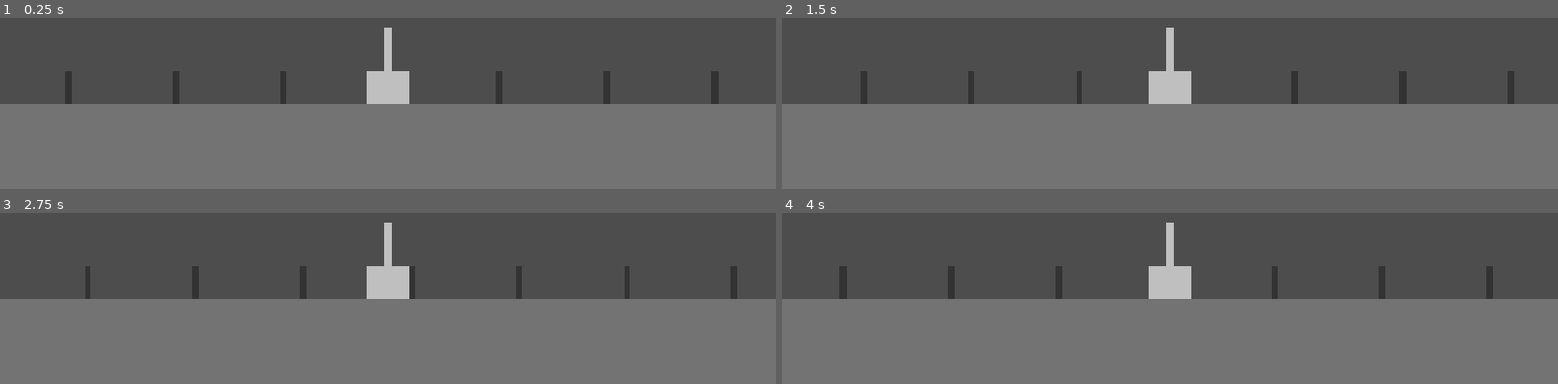
Above: before the commit, frames 1-4 (two rows, left to right).
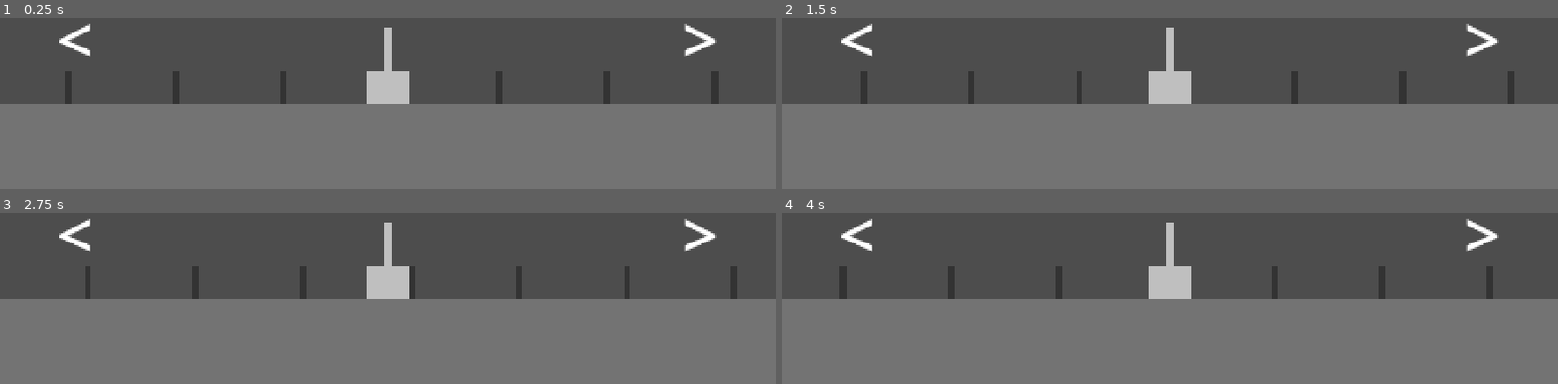
Above: after the commit, the same moments.

Repository: Philipp-Mallmann/fliegen-sind-aliens
Game: Godot game, scene res://szenen/spiel.tscn
Two runs of this game, one before a commit and one after it. Both use one fixed random seed, a clock stepped at 60 frames per second and the inputs below.
Inputs:
- Up to frame 1 (0.25 s): no input
- Up to frame 2 (1.5 s): tap Enter at 0.5 s; hold D (rechts) 0.53-1.28 s; hold A (links) from 1.28 s (still down)
- Up to frame 3 (2.75 s): release A (links) at 2.03 s; hold D (rechts) from 2.03 s (still down)
- Up to frame 4 (4 s): release D (rechts) at 3.53 s; hold A (links) from 3.53 s (still down)

The runs differ from the first frame. In frame 1, 0.6% of the frame differs, in the area x 7-93%, y 3-23%; in frame 2, 0.6%; in frame 3, 0.6%; in frame 4, 0.6%.

Commit message:
Touch-Tasten links und rechts fuers Handy
Zwei TouchScreenButton im CanvasLayer Bedienung loesen die Aktionen
links/rechts aus, nur auf Touchscreens sichtbar. Kein neuer Code.
Erklaerung in ERKLAERUNG.md.

Co-Authored-By: Claude Opus 5.5 <noreply@anthropic.com>

Diff:
--- a/szenen/spiel.tscn
+++ b/szenen/spiel.tscn
@@ -1,6 +1,14 @@
-[gd_scene load_steps=2 format=3]
+[gd_scene load_steps=4 format=3]
 
 [ext_resource type="Script" path="res://skripte/kanone.gd" id="1_kanone"]
+
+[sub_resource type="Gradient" id="Gradient_taste"]
+colors = PackedColorArray(1, 1, 1, 0.35, 1, 1, 1, 0.35)
+
+[sub_resource type="GradientTexture2D" id="GradientTexture2D_taste"]
+gradient = SubResource("Gradient_taste")
+width = 200
+height = 200
 
 [node name="Spiel" type="Node2D"]
 
@@ -77,3 +85,33 @@
 
 [node name="Kamera" type="Camera2D" parent="Kanone"]
 offset = Vector2(0, -380)
+
+[node name="Bedienung" type="CanvasLayer" parent="."]
+
+[node name="TasteLinks" type="TouchScreenButton" parent="Bedienung"]
+position = Vector2(40, 700)
+texture_normal = SubResource("GradientTexture2D_taste")
+action = "links"
+visibility_mode = 1
+
+[node name="Pfeil" type="Label" parent="Bedienung/TasteLinks"]
+offset_right = 200.0
+offset_bottom = 200.0
+theme_override_font_sizes/font_size = 120
+text = "<"
+horizontal_alignment = 1
+vertical_alignment = 1
+
+[node name="TasteRechts" type="TouchScreenButton" parent="Bedienung"]
+position = Vector2(1200, 700)
+texture_normal = SubResource("GradientTexture2D_taste")
+action = "rechts"
+visibility_mode = 1
+
+[node name="Pfeil" type="Label" parent="Bedienung/TasteRechts"]
+offset_right = 200.0
+offset_bottom = 200.0
+theme_override_font_sizes/font_size = 120
+text = ">"
+horizontal_alignment = 1
+vertical_alignment = 1
Not shown, changed: ERKLAERUNG.md
